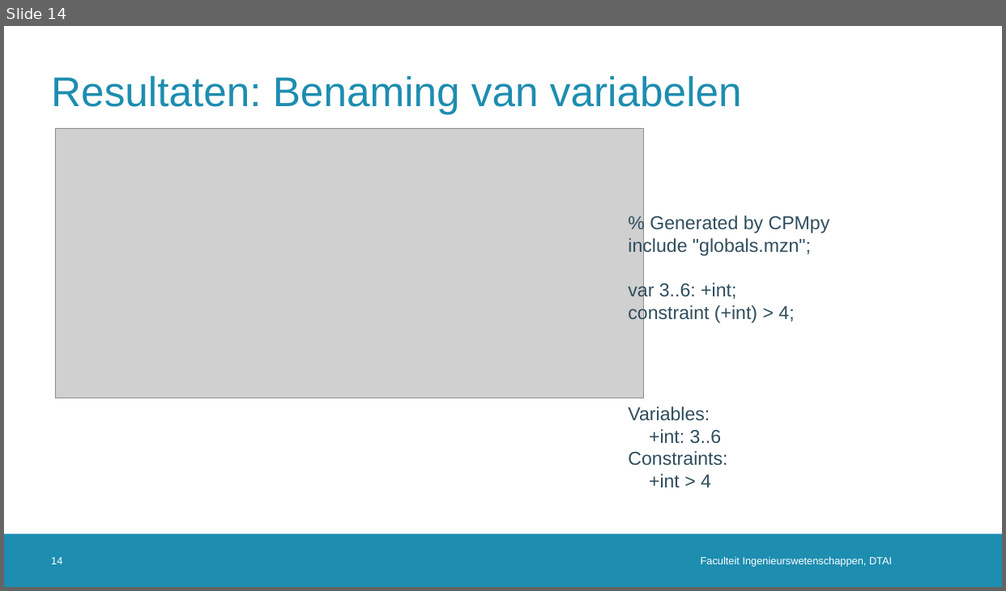
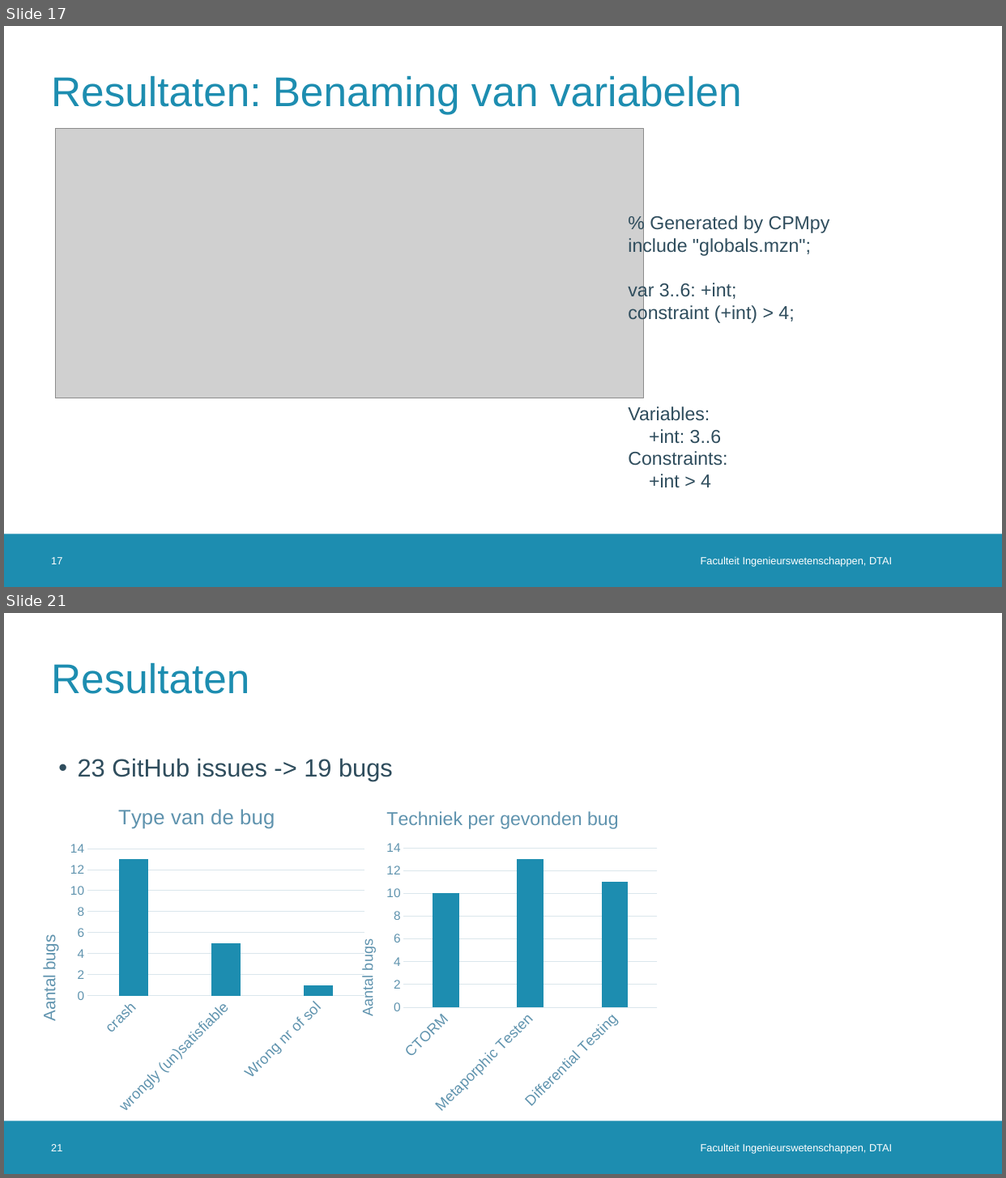
Before and after one commit to rubenkindt/Masterproef-paper-RubenKindt, a slide deck: Milestones/M3 december presentation/M3.pptx. Shown one above the other, each under a label of ours: slide 14 before the commit, slides 17 and 21 after it; the slides between them are not shown. The pictures are 1006x591 and 1006x1178 pixels, drawn with LibreOffice and Linux fonts; fonts in the diff are those of the drawing; grey boxes stand for pictures; background and template pictures are left out. Boxes give left, top, right and bottom in pixels: in the first picture for what was removed or moved away, otherwise in the second. Text is boxed around its words. In the diff, an @@ line names an element or a change of style, - is before the commit and + after.

```diff
--- a/Milestones/M3 december presentation/M3.pptx
+++ b/Milestones/M3 december presentation/M3.pptx
@@ slide 21 added at box(4, 613, 1002, 1174), background #FFFFFF; not listed: 1 template element that a slide beside it also shows @@
@@ title added at box(51, 662, 249, 694), 40 pt, text #1D8DB0 @@
+Resultaten
@@ text added at box(78, 758, 393, 781), 24 pt, text #2F4D5D @@
+• 23 GitHub issues -> 19 bugs
@@ column chart added at box(22, 789, 371, 1122) @@
+title "Type van de bug "
+categories: crash, wrongly (un)satisfiable, Wrong nr of sol
+Series 1: 13, 5, 1
@@ column chart added at box(342, 792, 663, 1122) @@
+title "Techniek per gevonden bug "
+categories: CTORM, Metaporphic Testen, Differential Testing
+Series 1: 10, 13, 11
@@ page number added at box(51, 1144, 62, 1152), 10 pt, text #FFFFFF @@
+21
@@ text added at box(701, 1144, 892, 1154), 10 pt, text #FFFFFF @@
+Faculteit Ingenieurswetenschappen, DTAI
@@ what was slide 14 is now slide 17 @@
@@ page number at box(51, 557, 62, 565): text changed @@
-14
+17
```
Also in this commit, not shown: 10 slides changed, 4 other slides added, 16 other files.
